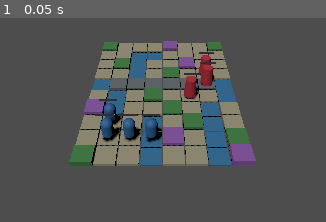
Above: before the commit, frame 1.
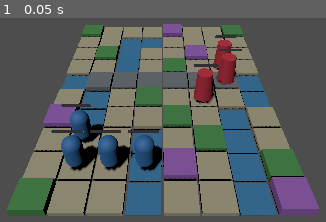
Above: after the commit, the same moment.

Repository: kusobaga233-tech/emblemlike-codex
Game: Godot game, scene res://src/scenes/battle/battle_scene.tscn
Two runs of this game, one before a commit and one after it. Both use one fixed random seed, a clock stepped at 60 frames per second and the inputs below. This scene is started directly instead of the project's main scene.
Inputs:
- Up to frame 1 (0.05 s): no input

The runs differ from the first frame. In frame 1, 59% of the frame differs, in the area x 1-99%, y 2-98%.

Commit message:
fix: harden greybox battle presentation

Diff:
--- a/src/presentation/greybox_unit.gd
+++ b/src/presentation/greybox_unit.gd
@@ -14,6 +14,9 @@
 var visual_hp: int = 1
 var last_phase: StringName = &"player"
 var last_event_type: StringName = &""
+var active_animation: Tween
+var animation_kind: StringName = &""
+var phase_visual_energy: float = 0.0
 
 
 func configure(unit_state: Variant) -> void:
@@ -48,8 +51,7 @@
 		&"unit_moved":
 			if actor_id == unit_id:
 				var destination: Vector2i = payload.get("to", Vector2i.ZERO)
-				position = Vector3(destination.x, 0.7, destination.y)
-				_pulse_body(Vector3(1.0, 1.12, 1.0))
+				_animate_move(Vector3(destination.x, 0.7, destination.y))
 		&"damage_applied":
 			if target_id == unit_id:
 				visual_hp = clampi(int(payload.get("remaining_hp", visual_hp)), 0, max_hp)
@@ -59,10 +61,10 @@
 			if target_id == unit_id:
 				visual_hp = 0
 				_update_hp_bar()
-				visible = false
-		&"phase_changed":
+				_animate_defeat()
+		&"phase_changed", &"phase_visual_changed":
 			last_phase = StringName(payload.get("to", last_phase))
-			_apply_phase_emission()
+			_animate_phase_visual()
 
 
 func _build_body() -> void:
@@ -138,16 +140,40 @@
 	fill.visible = ratio > 0.0
 
 
+func _animate_move(destination: Vector3) -> void:
+	var tween := _begin_animation(&"move")
+	if tween == null:
+		position = destination
+		return
+	tween.tween_property(self, "position", destination, 0.18).set_trans(Tween.TRANS_SINE).set_ease(Tween.EASE_IN_OUT)
+
+
 func _pulse_body(target_scale: Vector3) -> void:
 	var body := get_node_or_null("Body") as MeshInstance3D
-	if body == null or not is_inside_tree():
+	if body == null:
+		return
+	var tween := _begin_animation(&"damage")
+	if tween == null:
+		body.scale = Vector3.ONE
 		return
 	body.scale = target_scale
-	var tween := create_tween()
 	tween.tween_property(body, "scale", Vector3.ONE, 0.12)
 
 
-func _apply_phase_emission() -> void:
+func _animate_defeat() -> void:
+	var tween := _begin_animation(&"defeat")
+	if tween == null:
+		_finish_defeat()
+		return
+	tween.tween_property(self, "scale", Vector3(1.08, 0.08, 1.08), 0.22).set_trans(Tween.TRANS_QUAD).set_ease(Tween.EASE_IN)
+	tween.tween_callback(Callable(self, "_finish_defeat"))
+
+
+func _finish_defeat() -> void:
+	visible = false
+
+
+func _animate_phase_visual() -> void:
 	var body := get_node_or_null("Body") as MeshInstance3D
 	if body == null:
 		return
@@ -156,13 +182,54 @@
 		return
 	material.emission_enabled = true
 	material.emission = PLAYER_GOLD if last_phase == team else Color(0.04, 0.04, 0.05)
-	material.emission_energy_multiplier = 0.18 if last_phase == team else 0.05
+	var target_energy := 0.18 if last_phase == team else 0.05
+	var tween := _begin_animation(&"phase_visual_changed")
+	if tween == null:
+		_set_phase_visual_energy(target_energy)
+		return
+	tween.tween_method(
+		Callable(self, "_set_phase_visual_energy"),
+		phase_visual_energy,
+		target_energy,
+		0.16,
+	).set_trans(Tween.TRANS_SINE).set_ease(Tween.EASE_OUT)
+
+
+func _set_phase_visual_energy(value: float) -> void:
+	phase_visual_energy = value
+	var body := get_node_or_null("Body") as MeshInstance3D
+	if body == null:
+		return
+	var material := body.material_override as StandardMaterial3D
+	if material != null:
+		material.emission_energy_multiplier = phase_visual_energy
+
+
+func _begin_animation(kind: StringName) -> Tween:
+	if active_animation != null and active_animation.is_valid():
+		active_animation.kill()
+	var body := get_node_or_null("Body") as MeshInstance3D
+	if body != null:
+		body.scale = Vector3.ONE
+	animation_kind = kind
+	if not is_inside_tree():
+		active_animation = null
+		return null
+	active_animation = create_tween()
+	active_animation.set_process_mode(Tween.TWEEN_PROCESS_IDLE)
+	return active_animation
 
 
 func _clear_visuals() -> void:
+	if active_animation != null and active_animation.is_valid():
+		active_animation.kill()
+	active_animation = null
+	animation_kind = &""
+	phase_visual_energy = 0.0
 	for child: Node in get_children():
 		child.free()
 	visible = true
+	scale = Vector3.ONE
 	last_event_type = &""
 
 
--- a/src/presentation/tactical_camera.gd
+++ b/src/presentation/tactical_camera.gd
@@ -7,6 +7,8 @@
 @export var max_distance: float = 24.0
 @export var orbit_sensitivity: float = 0.18
 @export var zoom_step: float = 1.5
+
+const FRAMING_MARGIN := 1.08
 
 var board_width: int = 1
 var board_height: int = 1
@@ -21,9 +23,6 @@
 func configure_board(width: int, height: int) -> void:
 	board_width = maxi(1, width)
 	board_height = maxi(1, height)
-	var board_diagonal := Vector2(board_width, board_height).length()
-	max_distance = maxf(18.0, board_diagonal * 1.85)
-	distance = clampf(board_diagonal * 1.28, min_distance, max_distance)
 	reset_view()
 
 
@@ -33,6 +32,8 @@
 		0.0,
 		clampf(target.z, 0.0, float(board_height - 1)),
 	)
+	_update_safe_distance_limits()
+	distance = clampf(distance, min_distance, max_distance)
 	_apply_transform()
 
 
@@ -59,8 +60,8 @@
 	)
 	yaw_degrees = 0.0
 	pitch_degrees = 40.0
-	var board_diagonal := Vector2(board_width, board_height).length()
-	distance = clampf(board_diagonal * 1.28, min_distance, max_distance)
+	_update_safe_distance_limits()
+	distance = min_distance
 	_apply_transform()
 
 
@@ -93,3 +94,47 @@
 		cos(yaw) * cos(pitch),
 	) * distance
 	look_at_from_position(focus_point + offset, focus_point, Vector3.UP)
+
+
+func _update_safe_distance_limits() -> void:
+	var radius := _board_radius_from_focus()
+	var half_angle := _limiting_half_fov_radians()
+	var projected_distance := radius / maxf(0.01, sin(half_angle))
+	var near_safe_distance := radius + near + 0.05
+	min_distance = maxf(projected_distance * FRAMING_MARGIN, near_safe_distance)
+	max_distance = maxf(24.0, min_distance * 1.85)
+
+
+func _board_radius_from_focus() -> float:
+	var result := 0.0
+	for corner: Vector3 in _board_corners():
+		result = maxf(result, focus_point.distance_to(corner))
+	return maxf(result, 0.5)
+
+
+func _board_corners() -> Array[Vector3]:
+	return [
+		Vector3(-0.5, 0.0, -0.5),
+		Vector3(float(board_width) - 0.5, 0.0, -0.5),
+		Vector3(-0.5, 0.0, float(board_height) - 0.5),
+		Vector3(float(board_width) - 0.5, 0.0, float(board_height) - 0.5),
+	]
+
+
+func _limiting_half_fov_radians() -> float:
+	var viewport_size := Vector2(1920.0, 1080.0)
+	if get_viewport() != null:
+		var visible_size := get_viewport().get_visible_rect().size
+		if visible_size.x > 0.0 and visible_size.y > 0.0:
+			viewport_size = visible_size
+	var aspect := maxf(0.01, viewport_size.x / viewport_size.y)
+	var configured_half_fov := deg_to_rad(clampf(fov, 1.0, 179.0) * 0.5)
+	var horizontal_half_fov: float
+	var vertical_half_fov: float
+	if keep_aspect == Camera3D.KEEP_WIDTH:
+		horizontal_half_fov = configured_half_fov
+		vertical_half_fov = atan(tan(horizontal_half_fov) / aspect)
+	else:
+		vertical_half_fov = configured_half_fov
+		horizontal_half_fov = atan(tan(vertical_half_fov) * aspect)
+	return minf(horizontal_half_fov, vertical_half_fov)
--- a/tests/run_all.gd
+++ b/tests/run_all.gd
@@ -66,7 +66,7 @@
 			"--script",
 			get_script().resource_path,
 			"--quit-after",
-			"2",
+			"120",
 			"--",
 			WORKER_FLAG,
 			test_path,
@@ -125,7 +125,7 @@
 		quit(1)
 		return
 
-	test_case.run()
+	await test_case.run()
 	var failures: Array = test_case.failures
 	if failures.is_empty():
 		print("PASS %s" % file_name)
--- a/tests/test_battle_scene.gd
+++ b/tests/test_battle_scene.gd
@@ -39,7 +39,8 @@
 	_test_board_build_palette_rebuild_and_overlays()
 	_test_unit_primitives_selection_hp_and_event_playback()
 	_test_tactical_camera_reset_focus_orbit_and_zoom_clamps()
-	_test_battle_scene_smoke_signal_isolation_ownership_and_cleanup()
+	_test_tactical_camera_projects_every_board_corner_at_clamp_extremes()
+	await _test_battle_scene_smoke_signal_isolation_ownership_and_cleanup()
 
 
 func _test_board_build_palette_rebuild_and_overlays() -> void:
@@ -86,6 +87,11 @@
 	var enemy_state: Variant = _unit_state(session, &"blade-1")
 	var player: Node3D = _unit_script.new()
 	var enemy: Node3D = _unit_script.new()
+	var animation_root := Node3D.new()
+	var tree := Engine.get_main_loop() as SceneTree
+	tree.root.add_child(animation_root)
+	animation_root.add_child(player)
+	animation_root.add_child(enemy)
 	player.configure(player_state)
 	enemy.configure(enemy_state)
 
@@ -101,14 +107,33 @@
 	assert_true(player.get_node("SelectionOutline").visible, "Selection outline can be shown")
 	player.set_selected(false)
 	assert_true(not player.get_node("SelectionOutline").visible, "Selection outline can be hidden")
+	var supports_deterministic_animation := (
+		_has_property(player, &"active_animation")
+		and _has_property(player, &"animation_kind")
+		and _has_property(player, &"phase_visual_energy")
+	)
+	assert_true(
+		supports_deterministic_animation,
+		"GreyboxUnit exposes deterministic Tween animation state",
+	)
+	if not supports_deterministic_animation:
+		animation_root.free()
+		return
 
 	var before_state: Dictionary = _session_snapshot(session)
+	var move_origin := player.position
 	player.play_event({
 		"type": &"unit_moved",
 		"actor_id": &"fenn-1",
 		"target_id": &"",
 		"payload": {"from": Vector2i(1, 8), "to": Vector2i(4, 5)},
 	})
+	assert_equal(player.get("animation_kind"), &"move", "Move event starts the move Tween")
+	assert_equal(player.position, move_origin, "Move Tween begins at the current presentation position")
+	var move_tween := player.get("active_animation") as Tween
+	assert_true(move_tween != null and move_tween.is_valid(), "Move event owns a valid headless Tween")
+	if move_tween != null:
+		move_tween.custom_step(1.0)
 	assert_equal(player.position, Vector3(4.0, 0.7, 5.0), "Move event updates only the presentation position")
 	player.play_event({
 		"type": &"damage_applied",
@@ -118,6 +143,14 @@
 	})
 	assert_equal(player.visual_hp, 12, "Damage event updates visual HP")
 	assert_true(player.get_node("HpBar/Fill").scale.x > 0.0, "Damage event keeps a visible proportional HP fill")
+	assert_equal(player.get("animation_kind"), &"damage", "Damage event starts the damage Tween")
+	var body := player.get_node("Body") as MeshInstance3D
+	assert_true(body.scale != Vector3.ONE, "Damage Tween begins from a visible squash pose")
+	var damage_tween := player.get("active_animation") as Tween
+	assert_true(damage_tween != null and damage_tween.is_valid(), "Damage event owns a valid headless Tween")
+	if damage_tween != null:
+		damage_tween.custom_step(1.0)
+	assert_equal(body.scale, Vector3.ONE, "Damage Tween deterministically restores body scale")
 	player.play_event({
 		"type": &"phase_changed",
 		"actor_id": &"",
@@ -125,16 +158,27 @@
 		"payload": {"from": &"player", "to": &"enemy"},
 	})
 	assert_equal(player.last_phase, &"enemy", "Phase event is handled visually")
+	assert_equal(player.get("animation_kind"), &"phase_visual_changed", "Phase event starts its visual Tween")
+	var phase_tween := player.get("active_animation") as Tween
+	assert_true(phase_tween != null and phase_tween.is_valid(), "Phase event owns a valid headless Tween")
+	if phase_tween != null:
+		phase_tween.custom_step(1.0)
+	assert_true(float(player.get("phase_visual_energy")) > 0.0, "Phase Tween reaches a visible emission energy")
 	player.play_event({
 		"type": &"unit_defeated",
 		"actor_id": &"blade-1",
 		"target_id": &"fenn-1",
 		"payload": {"remaining_hp": 0},
 	})
+	assert_equal(player.get("animation_kind"), &"defeat", "Defeat event starts the defeat Tween")
+	assert_true(player.visible, "Defeat Tween keeps the unit visible at animation start")
+	var defeat_tween := player.get("active_animation") as Tween
+	assert_true(defeat_tween != null and defeat_tween.is_valid(), "Defeat event owns a valid headless Tween")
+	if defeat_tween != null:
+		defeat_tween.custom_step(1.0)
 	assert_true(not player.visible, "Defeat event hides the defeated presentation node")
 	assert_equal(_session_snapshot(session), before_state, "Direct event playback cannot mutate BattleSession")
-	player.free()
-	enemy.free()
+	animation_root.free()
 
 
 func _test_tactical_camera_reset_focus_orbit_and_zoom_clamps() -> void:
@@ -160,7 +204,41 @@
 	camera.free()
 
 
+func _test_tactical_camera_projects_every_board_corner_at_clamp_extremes() -> void:
+	var tree := Engine.get_main_loop() as SceneTree
+	for viewport_size: Vector2i in [Vector2i(1280, 720), Vector2i(720, 1280)]:
+		var viewport := SubViewport.new()
+		viewport.size = viewport_size
+		tree.root.add_child(viewport)
+		var camera: Camera3D = _camera_script.new()
+		viewport.add_child(camera)
+		camera.current = true
+		camera.configure_board(8, 10)
+		var configured_min_distance: float = camera.min_distance
+		assert_true(configured_min_distance > 6.0, "Safe minimum distance is derived from board projection")
+		for yaw: float in [-180.0, -90.0, -45.0, 0.0, 45.0, 90.0, 180.0]:
+			for pitch: float in [camera.min_pitch_degrees, camera.max_pitch_degrees]:
+				_set_camera_angles(camera, yaw, pitch)
+				camera.zoom(-10000.0)
+				_assert_board_corners_visible(camera, viewport_size, "center yaw %.0f pitch %.0f" % [yaw, pitch])
+		camera.focus(Vector3(0.0, 0.0, 0.0))
+		assert_true(camera.min_distance > configured_min_distance, "Corner focus expands the safe minimum distance")
+		for yaw: float in [-135.0, 45.0]:
+			for pitch: float in [camera.min_pitch_degrees, camera.max_pitch_degrees]:
+				_set_camera_angles(camera, yaw, pitch)
+				camera.zoom(-10000.0)
+				_assert_board_corners_visible(camera, viewport_size, "corner yaw %.0f pitch %.0f" % [yaw, pitch])
+		camera.fov = 42.0
+		camera.configure_board(8, 10)
+		assert_true(camera.min_distance > configured_min_distance, "Narrower FOV expands the safe minimum distance")
+		_set_camera_angles(camera, 45.0, camera.max_pitch_degrees)
+		camera.zoom(-10000.0)
+		_assert_board_corners_visible(camera, viewport_size, "narrow FOV clamp extreme")
+		viewport.free()
+
+
 func _test_battle_scene_smoke_signal_isolation_ownership_and_cleanup() -> void:
+	var orphan_baseline := int(Performance.get_monitor(Performance.OBJECT_ORPHAN_NODE_COUNT))
 	var packed_scene := load(BATTLE_SCENE_PATH) as PackedScene
 	assert_true(packed_scene != null, "Battle scene parses and loads")
 	if packed_scene == null:
@@ -171,6 +249,8 @@
 	scene.setup_battle(chapter, session)
 	var tree := Engine.get_main_loop() as SceneTree
 	tree.root.add_child(scene)
+	await tree.process_frame
+	await tree.process_frame
 
 	assert_equal(scene.get_node("GreyboxBoard/Terrain").get_child_count(), 80, "Battle scene owns eighty board cells")
 	assert_equal(scene.get_node("Units").get_child_count(), 7, "Battle scene owns seven unit nodes")
@@ -181,12 +261,17 @@
 
 	var fenn: Node3D = scene.get_unit_node(&"fenn-1")
 	var before_state := _session_snapshot(session)
-	var events: Array[Dictionary] = [{
+	var move_events: Array[Dictionary] = [{
 		"type": &"unit_moved",
 		"actor_id": &"fenn-1",
 		"target_id": &"",
 		"payload": {"from": Vector2i(1, 8), "to": Vector2i(2, 5)},
-	}, {
+	}]
+	session.events_flushed.emit(move_events)
+	var move_tween := fenn.get("active_animation") as Tween
+	if move_tween != null:
+		move_tween.custom_step(1.0)
+	var followup_events: Array[Dictionary] = [{
 		"type": &"damage_applied",
 		"actor_id": &"blade-1",
 		"target_id": &"fenn-1",
@@ -197,15 +282,22 @@
 		"target_id": &"",
 		"payload": {"from": &"player", "to": &"enemy"},
 	}]
-	session.events_flushed.emit(events)
+	session.events_flushed.emit(followup_events)
 	assert_equal(fenn.position, Vector3(2.0, 0.7, 5.0), "Scene consumes flushed move events")
 	assert_equal(fenn.visual_hp, 20, "Scene consumes flushed damage events")
 	assert_equal(fenn.last_phase, &"enemy", "Scene consumes flushed phase events")
 	assert_equal(_session_snapshot(session), before_state, "Scene event consumption leaves the session snapshot identical")
 
 	var scene_weak: WeakRef = weakref(scene)
-	scene.free()
-	assert_true(scene_weak.get_ref() == null, "Freeing the scene releases the scene root immediately")
+	scene.queue_free()
+	await tree.process_frame
+	await tree.process_frame
+	assert_true(scene_weak.get_ref() == null, "Queued scene cleanup releases the scene root")
+	assert_equal(
+		int(Performance.get_monitor(Performance.OBJECT_ORPHAN_NODE_COUNT)),
+		orphan_baseline,
+		"Battle scene cleanup returns orphan node count to baseline",
+	)
 
 
 func _assert_terrain_color(terrain_root: Node, terrain_id: StringName, expected: Color) -> void:
@@ -220,6 +312,34 @@
 func _material_color(mesh_instance: MeshInstance3D) -> Color:
 	var material := mesh_instance.material_override as StandardMaterial3D
 	return material.albedo_color if material != null else Color.TRANSPARENT
+
+
+func _has_property(object: Object, property_name: StringName) -> bool:
+	for property: Dictionary in object.get_property_list():
+		if StringName(property.get("name", &"")) == property_name:
+			return true
+	return false
+
+
+func _set_camera_angles(camera: Camera3D, yaw: float, pitch: float) -> void:
+	camera.orbit(Vector2(
+		(yaw - camera.yaw_degrees) / camera.orbit_sensitivity,
+		(pitch - camera.pitch_degrees) / camera.orbit_sensitivity,
+	))
+
+
+func _assert_board_corners_visible(camera: Camera3D, viewport_size: Vector2i, label: String) -> void:
+	var corners := [
+		Vector3(-0.5, 0.0, -0.5),
+		Vector3(7.5, 0.0, -0.5),
+		Vector3(-0.5, 0.0, 9.5),
+		Vector3(7.5, 0.0, 9.5),
+	]
+	for corner: Vector3 in corners:
+		assert_true(not camera.is_position_behind(corner), "%s keeps corner in front" % label)
+		var screen := camera.unproject_position(corner)
+		assert_true(screen.x >= 0.0 and screen.x <= viewport_size.x, "%s keeps corner inside viewport width" % label)
+		assert_true(screen.y >= 0.0 and screen.y <= viewport_size.y, "%s keeps corner inside viewport height" % label)
 
 
 func _unit_state(session: Variant, instance_id: StringName) -> Variant:
--- a/tests/test_runner_self.gd
+++ b/tests/test_runner_self.gd
@@ -10,6 +10,7 @@
 	_test_malformed_test_fails_without_crashing_summary()
 	_test_runtime_script_error_fails_without_false_pass()
 	_test_plain_text_script_error_phrase_still_passes()
+	_test_async_test_is_awaited()
 
 
 func _test_missing_tests_directory_fails() -> void:
@@ -96,6 +97,23 @@
 	)
 
 
+func _test_async_test_is_awaited() -> void:
+	var result := _run_fixture("async_test", {
+		"tests/test_case.gd": FileAccess.get_file_as_string(TEST_CASE_SOURCE_PATH),
+		"tests/test_async.gd": (
+			"extends \"res://tests/test_case.gd\"\n\n"
+			+ "func run() -> void:\n"
+			+ "\tawait Engine.get_main_loop().process_frame\n"
+			+ "\tfailures.append(\"async failure reached\")\n"
+		),
+	})
+	assert_equal(result.exit_code, 1, "Async test failure exits with failure")
+	assert_true(
+		result.output.contains("async failure reached"),
+		"Runner waits for async test assertions after a process frame",
+	)
+
+
 func _run_fixture(fixture_name: String, fixture_files: Dictionary) -> Dictionary:
 	var fixture_root := "%s/%s-%d" % [
 		ProjectSettings.globalize_path("res://.godot/runner-self-tests"),
Not shown, added: tests/evidence/task7-hardening-green.txt
Not shown, added: tests/evidence/task7-hardening-red.txt
